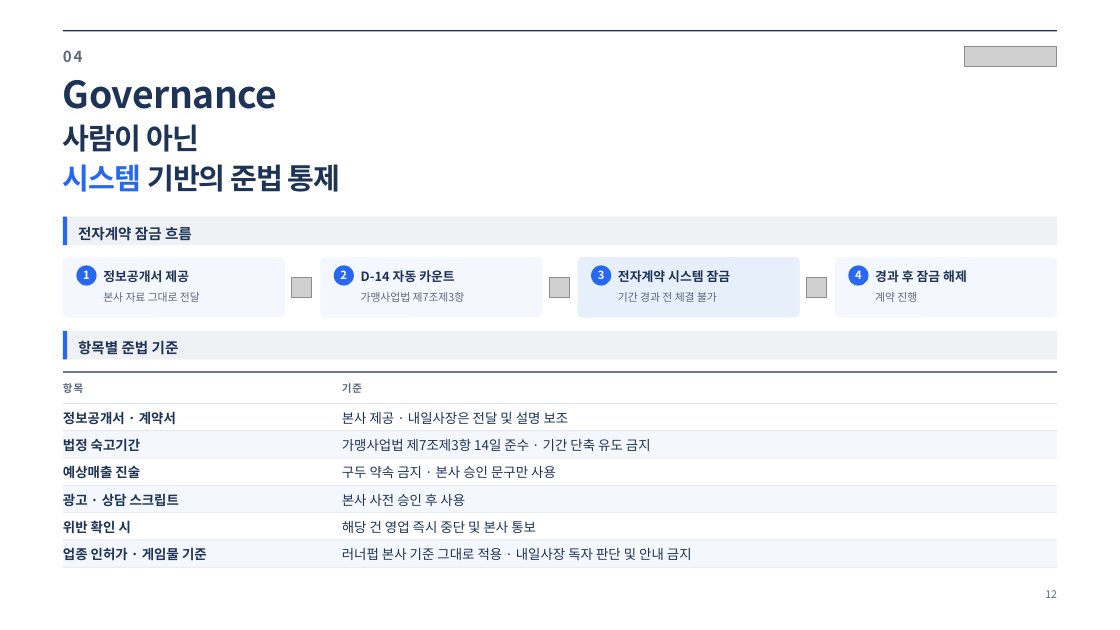
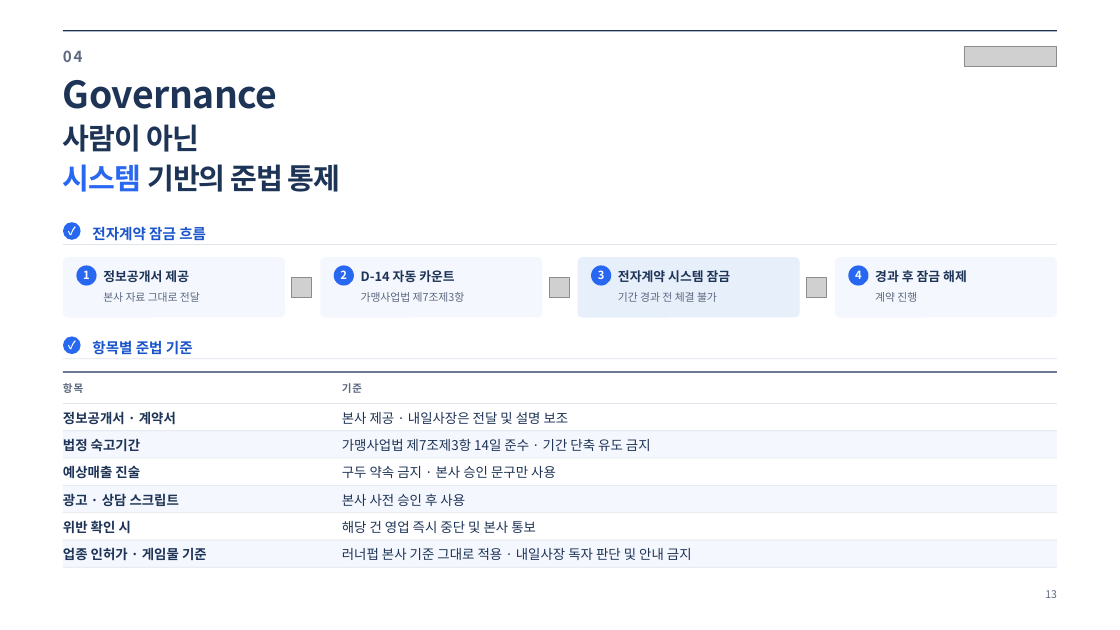
Before and after one commit to jyjzzjtube-pixel/onewillco-meeting-2026, a slide deck: slide 13 of runnerpub-proposal/runnerpub_proposal_naeilsajang.pptx (slide 12 before the commit). Drawn at 1120x630 pixels with LibreOffice and Linux fonts; fonts in the diff are those of the drawing; grey boxes stand for pictures. Boxes give left, top, right and bottom in pixels: in the first picture for what was removed or moved away, otherwise in the second. Text is boxed around its words. In the diff, an @@ line names an element or a change of style, - is before the commit and + after.

```diff
--- a/runnerpub-proposal/runnerpub_proposal_naeilsajang.pptx
+++ b/runnerpub-proposal/runnerpub_proposal_naeilsajang.pptx
@@ rectangle removed at [63, 217, 67, 245] @@
@@ ellipse added at [63, 223, 81, 240], fill #2868F0 @@
@@ text added at [63, 223, 81, 240], 9.7 pt, text #FFFFFF, bold @@
+✓
@@ text "전자계약 잠금 흐름": place and size @@
-text "전자계약 잠금 흐름" at [78, 226, 192, 241]
+text "전자계약 잠금 흐름" at [92, 226, 206, 241]
@@ text "전자계약 잠금 흐름" at [92, 226, 206, 241]: text colour #1E3457 to #1A55CC @@
@@ rectangle at [63, 245, 1057, 245]: fill #EFF1F4 to #DFE3EA @@
@@ rectangle: place and size @@
-rectangle at [63, 217, 1057, 245]
+rectangle at [63, 245, 1057, 245]
@@ rectangle: place and size @@
-rectangle at [63, 331, 1057, 360]
+rectangle at [63, 359, 1057, 360]
@@ rectangle at [63, 359, 1057, 360]: fill #EFF1F4 to #DFE3EA @@
@@ rectangle removed at [63, 331, 67, 360] @@
@@ ellipse added at [63, 336, 81, 354], fill #2868F0 @@
@@ text added at [63, 336, 81, 354], 9.7 pt, text #FFFFFF, bold @@
+✓
@@ text "항목별 준법 기준" at [92, 340, 193, 355]: text colour #1E3457 to #1A55CC @@
@@ text "항목별 준법 기준": place and size @@
-text "항목별 준법 기준" at [78, 340, 179, 355]
+text "항목별 준법 기준" at [92, 340, 193, 355]
```
Also in this commit, not shown: 12 other slides changed, 2 slides added, 1 slide removed, 5 other files.
